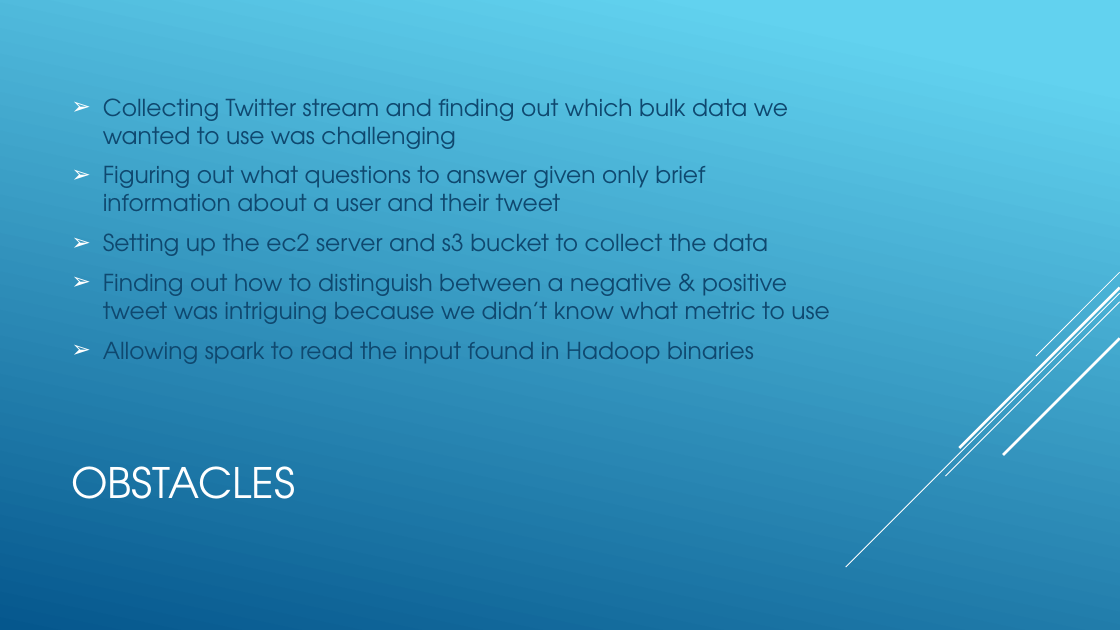
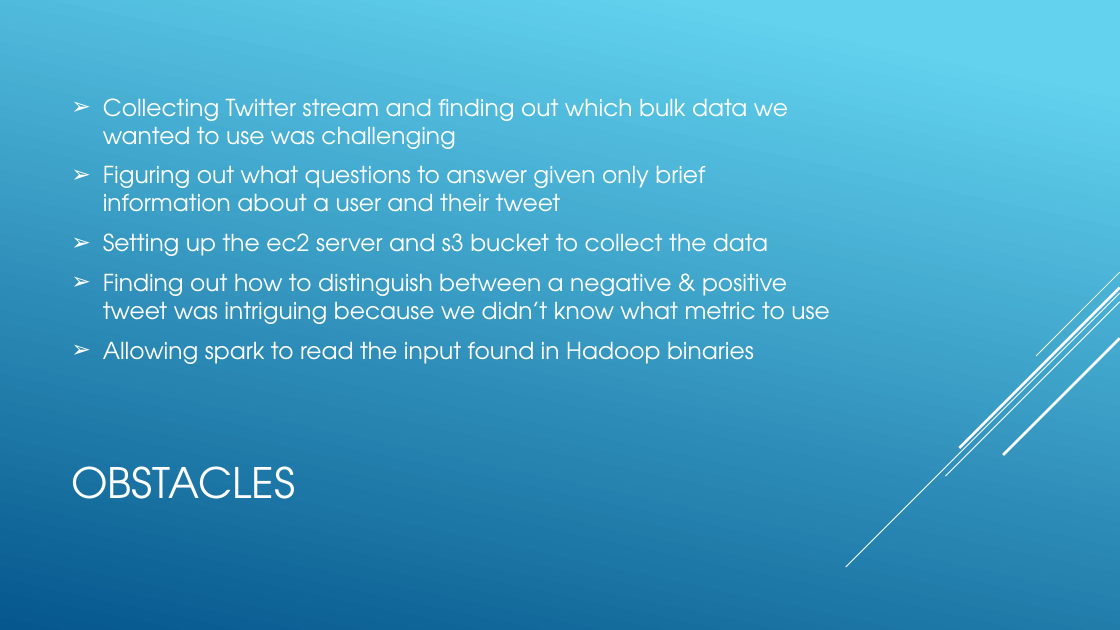
Before and after one commit to revature-scalawags/Project2-Group6, a slide deck: slide 15 of Group Twitter Stream - Project1.pptx (slide 17 before the commit). Drawn at 1120x630 pixels with LibreOffice and Linux fonts; fonts in the diff are those of the drawing. Boxes give left, top, right and bottom in pixels: in the first picture for what was removed or moved away, otherwise in the second. Text is boxed around its words. In the diff, an @@ line names an element or a change of style, - is before the commit and + after.

```diff
--- a/Group Twitter Stream - Project1.pptx
+++ b/Group Twitter Stream - Project1.pptx
@@ text "Collecting Twitter stream and finding ..." at box(103, 98, 829, 364): text colour #0F486F to #FFFFFF @@
```
Also in this commit, not shown: 3 other slides changed, 3 slides added, 5 slides removed, 1 other file.
